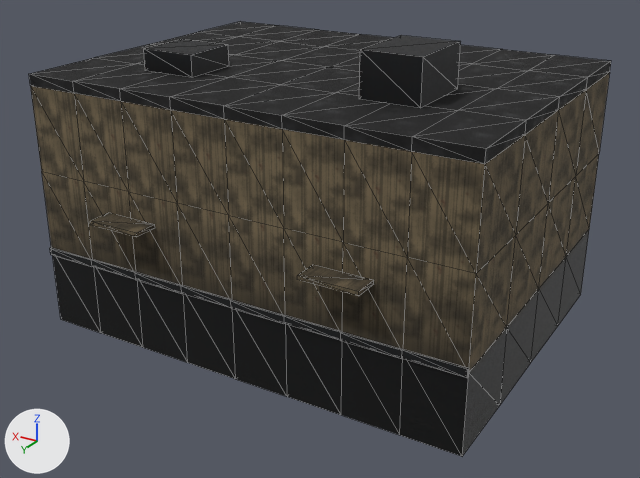
Renders of the glTF model godot/assets/city/realism/habitation_workshop_lod1.glb from each side of a commit.
Rendered twice from a 50 mm lens placed at (-22.9, 30.1, 23.7), pointed at (-0.5, -7.2, 5.0). The lights are fixed; the arrows at lower left show +X, +Y and +Z. The first picture is the older version. Mesh edges are drawn as thin lines.

Names of what the first picture shows: 'habitation_workshop_lod1'.
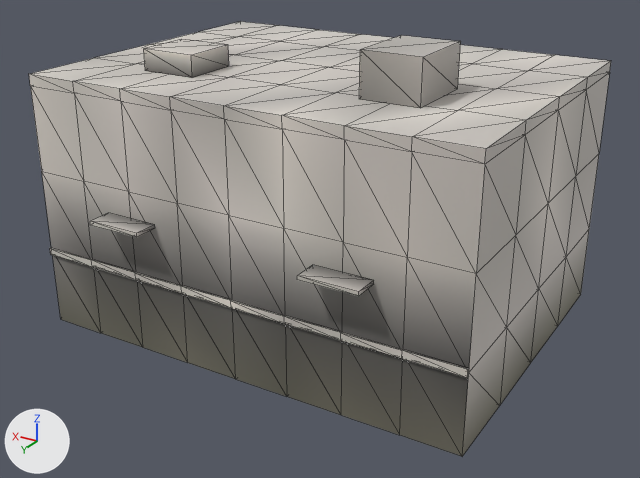
Where the change shows, as pixel boxes (x1, y1, x2, y2) in the pictures (640 x 478 px):
'habitation_workshop_lod1', surface changed (lighter): (29, 21, 611, 456) in both

Patch to the scene script:
```diff
--- a/godot/assets/city/realism/habitation_workshop_lod1.glb.py
+++ b/godot/assets/city/realism/habitation_workshop_lod1.glb.py
@@ mat_steel_structure @@
 mat_steel_structure = bpy.data.materials.new('steel_structure')
-# nodes: BsdfPrincipled, Mix, NormalMap, OutputMaterial, SeparateColor, TexImage x3, VertexColor
-# uses the picture img_steel_structure_albedo
-# uses the picture img_steel_structure_normal
-# uses the picture img_steel_structure_orm
+# nodes: BsdfPrincipled, OutputMaterial, VertexColor
@@ mat_render_plaster @@
 mat_render_plaster = bpy.data.materials.new('render_plaster')
-# nodes: BsdfPrincipled, Mix, NormalMap, OutputMaterial, SeparateColor, TexImage x3, VertexColor
-# uses the picture img_render_plaster_albedo
-# uses the picture img_render_plaster_normal
-# uses the picture img_render_plaster_orm
+# nodes: BsdfPrincipled, OutputMaterial, VertexColor
@@ mat_roof_membrane @@
 mat_roof_membrane = bpy.data.materials.new('roof_membrane')
-# nodes: BsdfPrincipled, Mix, NormalMap, OutputMaterial, SeparateColor, TexImage x3, VertexColor
-# uses the picture img_roof_membrane_albedo
-# uses the picture img_roof_membrane_normal
-# uses the picture img_roof_membrane_orm
+# nodes: BsdfPrincipled, OutputMaterial, VertexColor
```
